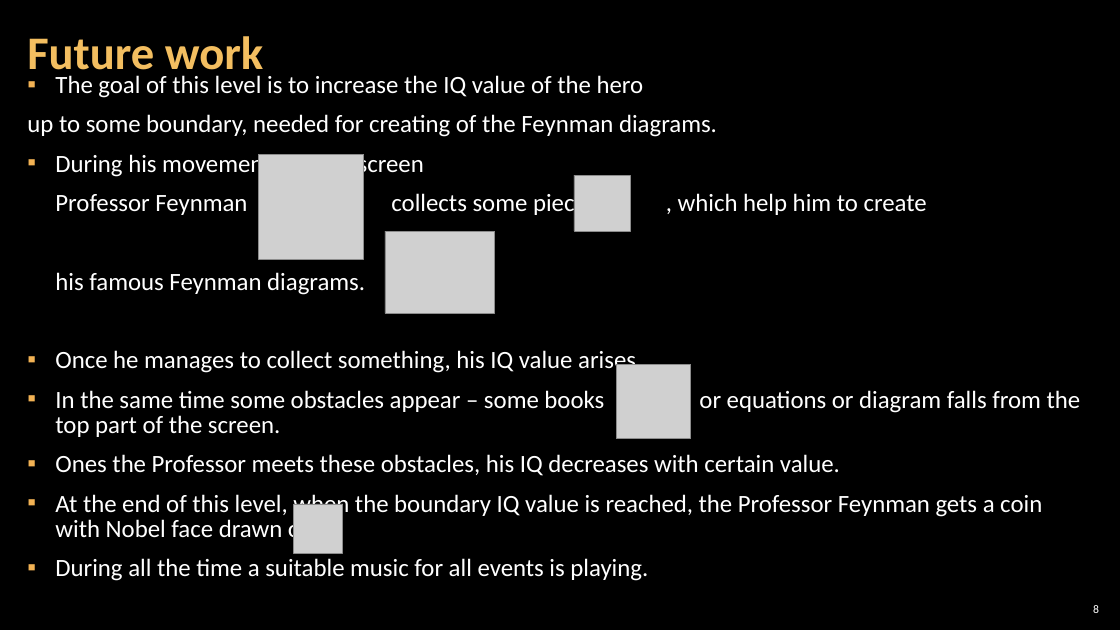
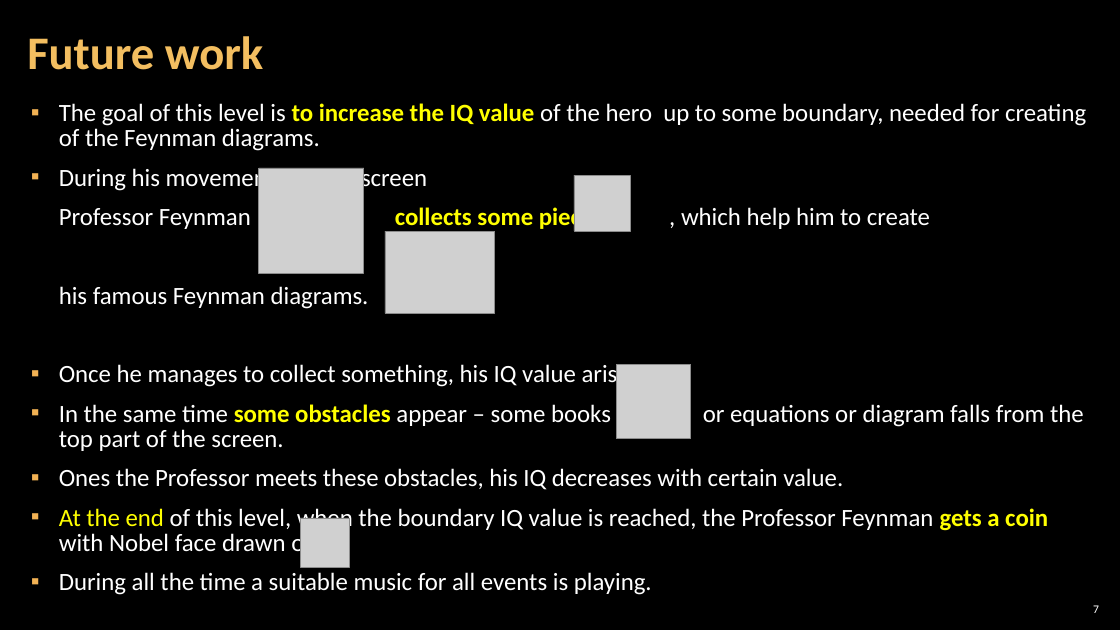
Before and after one commit to stilberk/The-Game, a slide deck: slide 7 of Presentation/Team_Feynman_Game_Presentation.pptx (slide 8 before the commit). Drawn at 1120x630 pixels with LibreOffice and Linux fonts; fonts in the diff are those of the drawing; grey boxes stand for pictures; background and template pictures are left out. Boxes give left, top, right and bottom in pixels: in the first picture for what was removed or moved away, otherwise in the second. Text is boxed around its words. In the diff, an @@ line names an element or a change of style, - is before the commit and + after.

```diff
--- a/Presentation/Team_Feynman_Game_Presentation.pptx
+++ b/Presentation/Team_Feynman_Game_Presentation.pptx
@@ text "The goal of this level ...": place and size @@
-text "The goal of this level ..." at bbox=[27, 75, 1081, 581]
+text "The goal of this level ..." at bbox=[59, 103, 1086, 595]
@@ text at bbox=[59, 103, 1086, 151]: text changed @@
-▪ The goal of this level is to increase the IQ value of the hero
-up to some boundary, needed for creating of the Feynman diagrams.
+▪ The goal of this level is to increase the IQ value of the hero up to some boundary, needed for creating of the Feynman diagrams.
@@ picture: place and size @@
-picture at bbox=[259, 154, 364, 259]
+picture at bbox=[259, 168, 364, 273]
@@ text at bbox=[59, 205, 1084, 557]: text colour #FFFFFF to #FFFF00 in "collects some pieces", "some obstacles", "At the end gets a coin"; bold on in "collects some pieces", "some obstacles", "gets a coin" @@
@@ picture: place and size @@
-picture at bbox=[294, 504, 343, 553]
+picture at bbox=[301, 518, 350, 567]
@@ page number at bbox=[1093, 605, 1099, 613]: text changed @@
-8
+7
```
Also in this commit, not shown: 2 other slides changed, 1 slide added, 1 slide removed.
